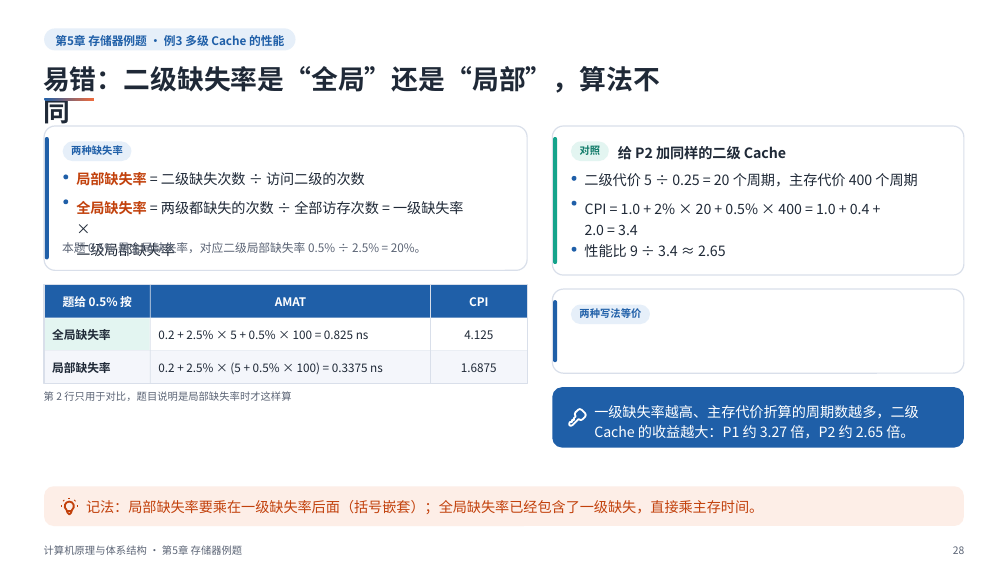
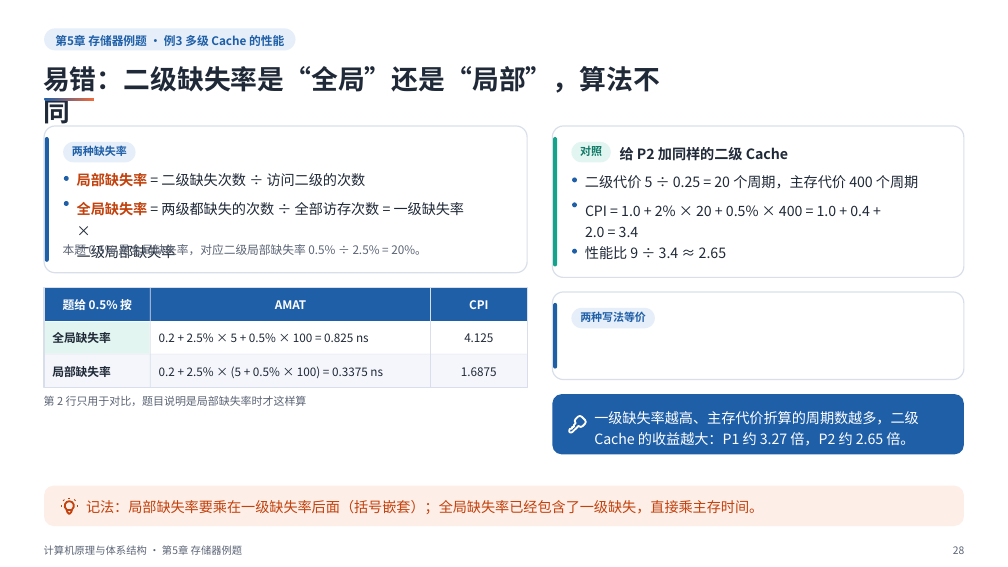
Before and after one commit to sweetcornna/JLU-remake, a slide deck: slide 28 of 大二上/计算机原理与体系结构（by陈广广）/重制版PPT/第5章 存储器例题（重制版）.pptx. Drawn at 1008x567 pixels with LibreOffice and Linux fonts; fonts in the diff are those of the drawing. Boxes give left, top, right and bottom in pixels: in the first picture for what was removed or moved away, otherwise in the second. Text is boxed around its words. In the diff, an @@ line names an element or a change of style, - is before the commit and + after.

```diff
--- a/大二上/计算机原理与体系结构（by陈广广）/重制版PPT/第5章 存储器例题（重制版）.pptx
+++ b/大二上/计算机原理与体系结构（by陈广广）/重制版PPT/第5章 存储器例题（重制版）.pptx
@@ rounded rectangle moved from (x1=63, y1=141, x2=132, y2=161) to (x1=64, y1=142, x2=136, y2=163) @@
@@ proportions changed in 3 elements at (x1=44, y1=126, x2=527, y2=273), (x1=553, y1=126, x2=964, y2=278), (x1=553, y1=292, x2=964, y2=380) @@
@@ rounded rectangle resized from (x1=553, y1=289, x2=964, y2=373) to (x1=553, y1=292, x2=964, y2=380) @@
@@ rounded rectangle resized from (x1=554, y1=300, x2=557, y2=362) to (x1=554, y1=303, x2=557, y2=369) @@
@@ rounded rectangle resized from (x1=571, y1=305, x2=650, y2=324) to (x1=572, y1=308, x2=655, y2=328) @@
@@ size 9.8 to 10.5 pt in 4 elements at (x1=580, y1=146, x2=602, y2=156), (x1=72, y1=146, x2=127, y2=156), (x1=580, y1=311, x2=646, y2=322), (x1=44, y1=396, x2=307, y2=406) @@
@@ 5 rectangles, 4 texts, 1 rounded rectangle, 1 freeform shape moved together from (x1=44, y1=284, x2=964, y2=448) to (x1=44, y1=287, x2=964, y2=454) @@
@@ freeform shape moved from (x1=581, y1=414, x2=582, y2=415) to (x1=581, y1=422, x2=582, y2=423) @@
```
Also in this commit, not shown: 14 other slides changed, 21 other files.
